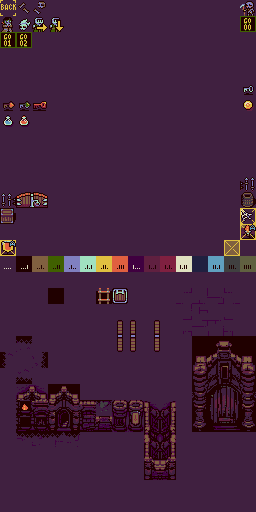
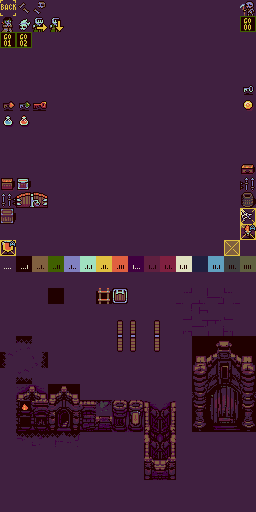
Before/after of a 256x512 layered artwork. What changed in the layer stack:
added group "items_collidable" with 3 layers in group "tileData" over <box>1,164,255,191</box>
added layer "chest_weapon 0" in group "items_collidable" over <box>17,178,31,191</box>
added layer "chest_big" in group "items_collidable" over <box>1,178,15,191</box>
added layer "chsst_small" in group "items_collidable" over <box>241,164,255,175</box>
